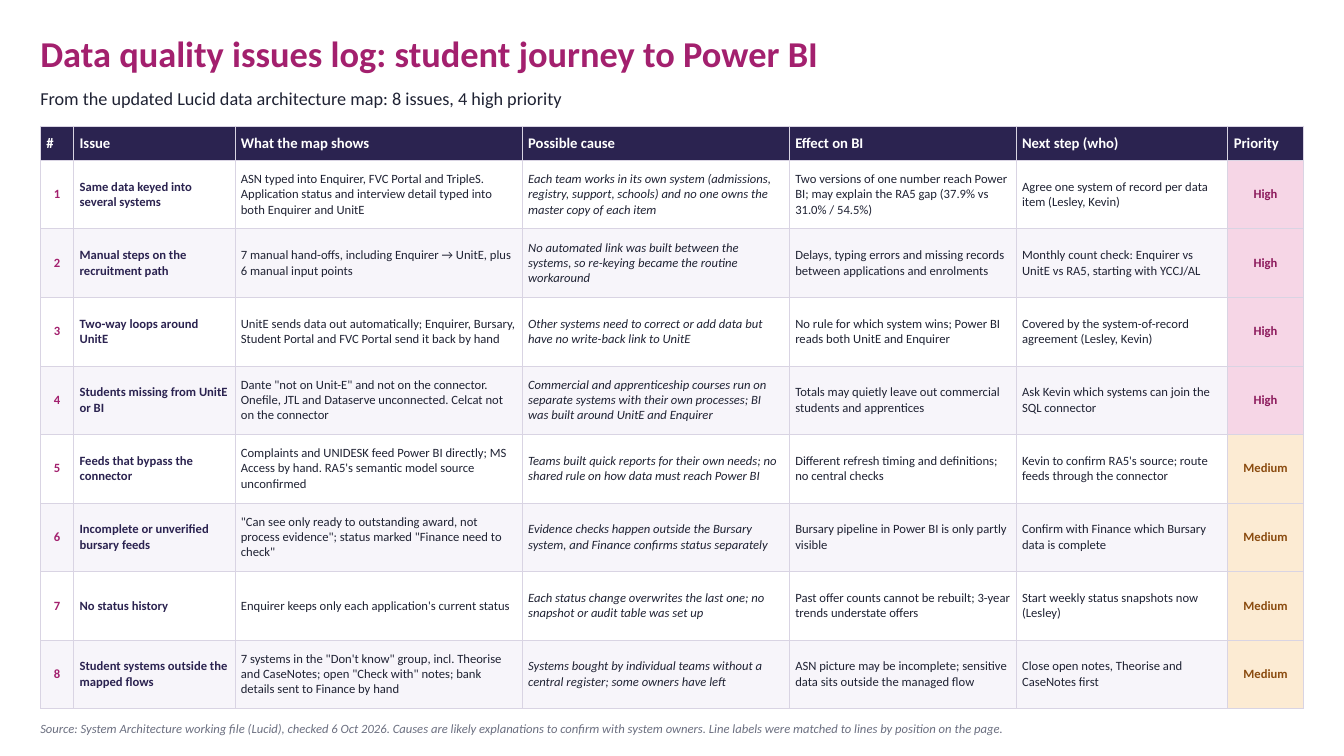
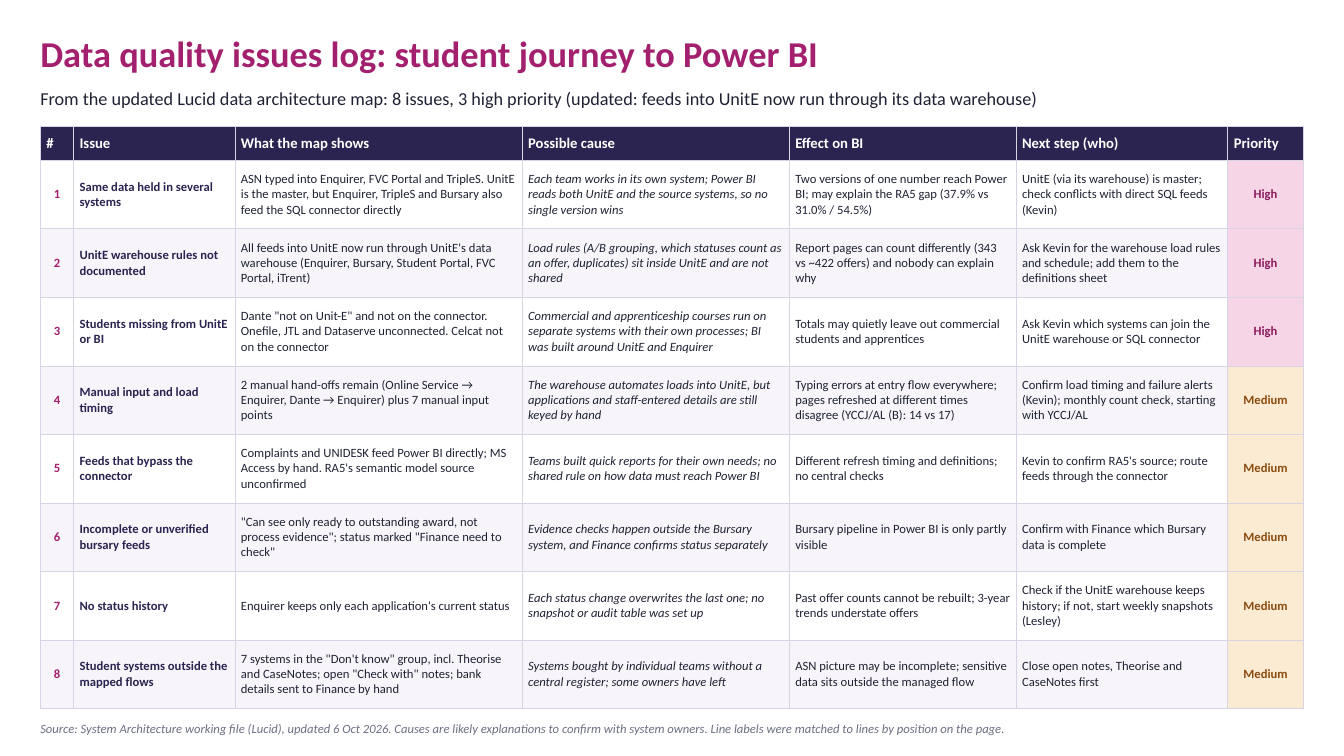
Before and after one commit to sanookiezz/Bayesian-Study, a slide deck: slide 1 of data-architecture/Data_Quality_Issues_Log.pptx. Drawn at 1344x756 pixels with LibreOffice and Linux fonts; fonts in the diff are those of the drawing. Boxes give left, top, right and bottom in pixels: in the first picture for what was removed or moved away, otherwise in the second. Text is boxed around its words. In the diff, an @@ line names an element or a change of style, - is before the commit and + after.

```diff
--- a/data-architecture/Data_Quality_Issues_Log.pptx
+++ b/data-architecture/Data_Quality_Issues_Log.pptx
@@ text at (40, 92, 1037, 108): text changed @@
-From the updated Lucid data architecture map: 8 issues, 4 high priority
+From the updated Lucid data architecture map: 8 issues, 3 high priority (updated: feeds into UnitE now run through its data warehouse)
@@ table at (40, 126, 1304, 699) @@
-row 2: 1 | Same data keyed into several systems | ASN typed into Enquirer, FVC Portal and TripleS. Application status and interview detail typed into both Enquirer and UnitE | Each team works in its own system (admissions, registry, support, schools) and no one owns the master copy of each item | Two versions of one number reach Power BI; may explain the RA5 gap (37.9% vs 31.0% / 54.5%) | Agree one system of record per data item (Lesley, Kevin) | High
+row 2: 1 | Same data held in several systems | ASN typed into Enquirer, FVC Portal and TripleS. UnitE is the master, but Enquirer, TripleS and Bursary also feed the SQL connector directly | Each team works in its own system; Power BI reads both UnitE and the source systems, so no single version wins | Two versions of one number reach Power BI; may explain the RA5 gap (37.9% vs 31.0% / 54.5%) | UnitE (via its warehouse) is master; check conflicts with direct SQL feeds (Kevin) | High
-row 3: 2 | Manual steps on the recruitment path | 7 manual hand-offs, including Enquirer → UnitE, plus 6 manual input points | No automated link was built between the systems, so re-keying became the routine workaround | Delays, typing errors and missing records between applications and enrolments | Monthly count check: Enquirer vs UnitE vs RA5, starting with YCCJ/AL | High
+row 3: 2 | UnitE warehouse rules not documented | All feeds into UnitE now run through UnitE's data warehouse (Enquirer, Bursary, Student Portal, FVC Portal, iTrent) | Load rules (A/B grouping, which statuses count as an offer, duplicates) sit inside UnitE and are not shared | Report pages can count differently (343 vs ~422 offers) and nobody can explain why | Ask Kevin for the warehouse load rules and schedule; add them to the definitions sheet | High
-row 4: 3 | Two-way loops around UnitE | UnitE sends data out automatically; Enquirer, Bursary, Student Portal and FVC Portal send it back by hand | Other systems need to correct or add data but have no write-back link to UnitE | No rule for which system wins; Power BI reads both UnitE and Enquirer | Covered by the system-of-record agreement (Lesley, Kevin) | High
+row 4: 3 | Students missing from UnitE or BI | Dante "not on Unit-E" and not on the connector. Onefile, JTL and Dataserve unconnected. Celcat not on the connector | Commercial and apprenticeship courses run on separate systems with their own processes; BI was built around UnitE and Enquirer | Totals may quietly leave out commercial students and apprentices | Ask Kevin which systems can join the UnitE warehouse or SQL connector | High
-row 5: 4 | Students missing from UnitE or BI | Dante "not on Unit-E" and not on the connector. Onefile, JTL and Dataserve unconnected. Celcat not on the connector | Commercial and apprenticeship courses run on separate systems with their own processes; BI was built around UnitE and Enquirer | Totals may quietly leave out commercial students and apprentices | Ask Kevin which systems can join the SQL connector | High
+row 5: 4 | Manual input and load timing | 2 manual hand-offs remain (Online Service → Enquirer, Dante → Enquirer) plus 7 manual input points | The warehouse automates loads into UnitE, but applications and staff-entered details are still keyed by hand | Typing errors at entry flow everywhere; pages refreshed at different times disagree (YCCJ/AL (B): 14 vs 17) | Confirm load timing and failure alerts (Kevin); monthly count check, starting with YCCJ/AL | Medium
-row 8, column 6: Start weekly status snapshots now (Lesley)
+row 8, column 6: Check if the UnitE warehouse keeps history; if not, start weekly snapshots (Lesley)
@@ fill #F6D6E6 to #FCEBD3 in row 5, column 7 @@
@@ text at (40, 724, 1005, 735): text changed @@
-Source: System Architecture working file (Lucid), checked 6 Oct 2026. Causes are likely explanations to confirm with system owners. Line labels were matched to lines by position on the page.
+Source: System Architecture working file (Lucid), updated 6 Oct 2026. Causes are likely explanations to confirm with system owners. Line labels were matched to lines by position on the page.
```
Also in this commit, not shown: 1 other file.
